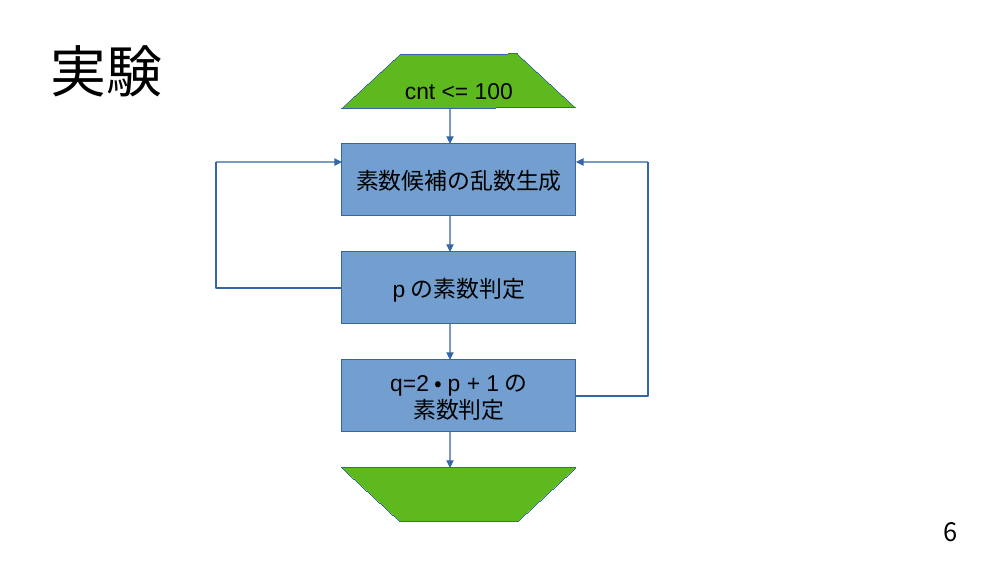
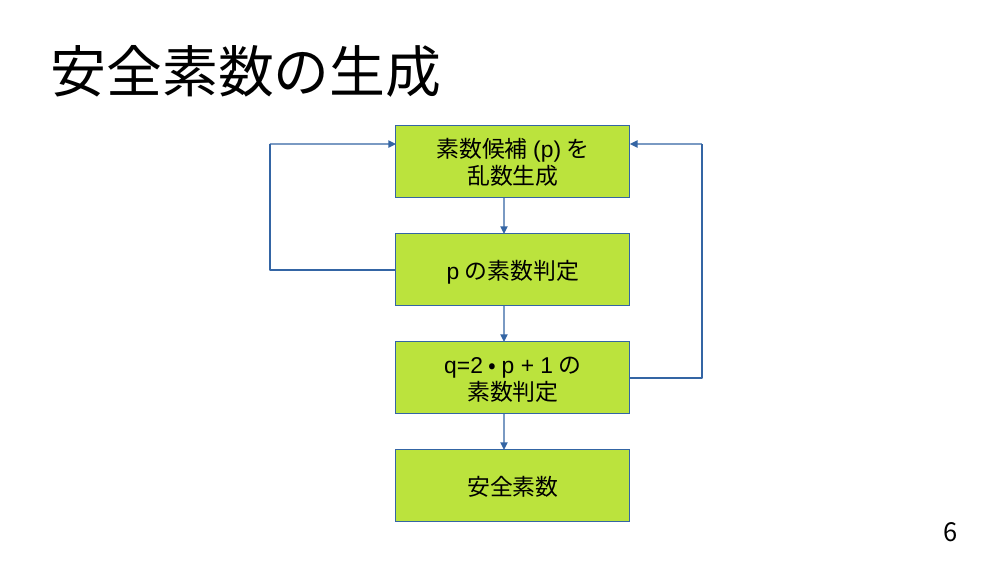
Before and after one commit to donabe8898/prime-test, a slide deck: slide 6 of 2中間発表.odp. Drawn at 1008x567 pixels with LibreOffice and Linux fonts; fonts in the diff are those of the drawing. Boxes give left, top, right and bottom in pixels: in the first picture for what was removed or moved away, otherwise in the second. Text is boxed around its words. In the diff, an @@ line names an element or a change of style, - is before the commit and + after.

```diff
--- a/2中間発表.odp
+++ b/2中間発表.odp
@@ title at (x1=50, y1=45, x2=441, y2=97): text changed @@
-実験
+安全素数の生成
@@ freeform shape removed at (x1=342, y1=54, x2=576, y2=108) @@
@@ text removed at (x1=405, y1=83, x2=513, y2=99) @@
-cnt <= 100
@@ arrow removed from (450, 108) to (450, 144) @@
@@ fill #729FCF to #BBE33D in 3 elements at (x1=396, y1=234, x2=630, y2=306), (x1=396, y1=342, x2=630, y2=414), (x1=396, y1=126, x2=630, y2=198) @@
@@ text in rectangle at (x1=436, y1=137, x2=590, y2=186): text changed @@
-素数候補の乱数生成
+素数候補(p)を
+乱数生成
@@ 5 arrows, 3 rectangles, 2 elbow lines moved together from (x1=216, y1=144, x2=649, y2=468) to (x1=270, y1=126, x2=702, y2=450) @@
@@ freeform shape removed at (x1=342, y1=468, x2=576, y2=522) @@
@@ rectangle added at (x1=396, y1=450, x2=630, y2=522), fill #BBE33D, outline #3465A4 0 pt, 18 pt, text #000000 @@
+安全素数
```
Also in this commit, not shown: 1 other slide changed, 1 other file.
